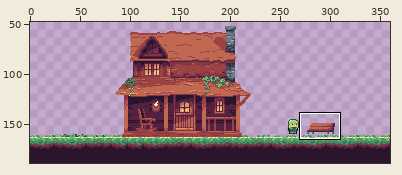
One commit to this sprite sheet: Witchlight Woods/Assets/Sprites/Level-example-scene.png. Above: a wide view before the commit, with the close-up outlined.
Close-up. The starting point:
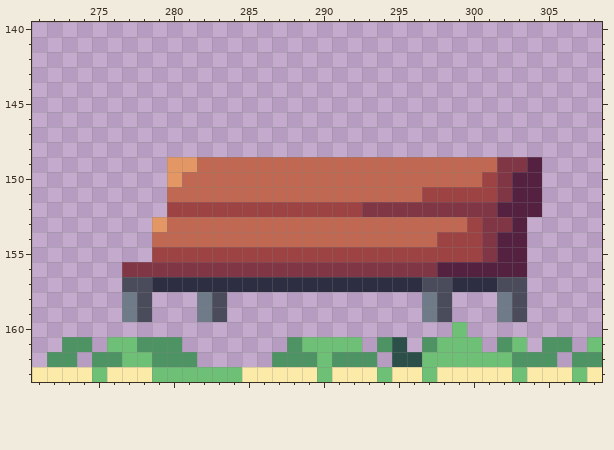
The file is 360x189 pixels. Shown: x 271..308, y 140..163. The wide view leaves out empty margins.
The same view after the edit:
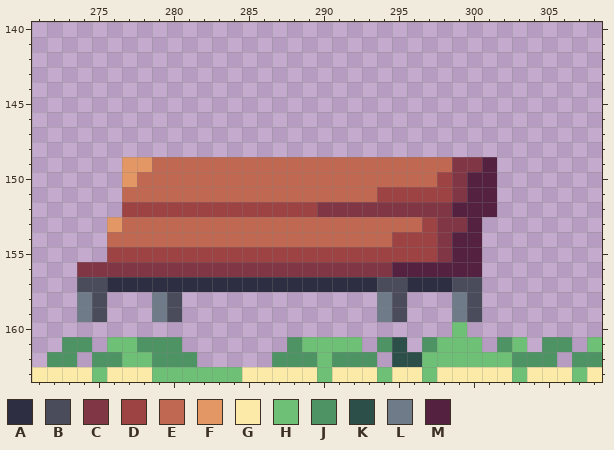
Palette (. is transparent): A #2e2e43  B #4a4b5b  C #813645  D #9d4343  E #c06852  F #e39764  G #fceba8  H #6ec077  J #4e9363  K #2c5049  L #707b89  M #542240
The exact change:
@@ x 271..308 @@
 148 ......................................
-149 .........FFEEEEEEEEEEEEEEEEEEEECCM....
-150 .........FEEEEEEEEEEEEEEEEEEEEDCMM....
-151 .........EEEEEEEEEEEEEEEEEDDDDDCMM....
-152 .........DDDDDDDDDDDDDCCCCCCCCCMMM....
-153 ........FEEEEEEEEEEEEEEEEEEEEDCCM.....
-154 ........EEEEEEEEEEEEEEEEEEEDDDCMM.....
-155 ........DDDDDDDDDDDDDDDDDDDDDDCMM.....
-156 ......CCCCCCCCCCCCCCCCCCCCCMMMMMM.....
-157 ......BBAAAAAAAAAAAAAAAAAABBAAABB.....
-158 ......LB...LB.............LB...LB.....
-159 ......LB...LB.............LB...LB.....
+149 ......FFEEEEEEEEEEEEEEEEEEEECCM.......
+150 ......FEEEEEEEEEEEEEEEEEEEEDCMM.......
+151 ......EEEEEEEEEEEEEEEEEDDDDDCMM.......
+152 ......DDDDDDDDDDDDDCCCCCCCCCMMM.......
+153 .....FEEEEEEEEEEEEEEEEEEEEDCCM........
+154 .....EEEEEEEEEEEEEEEEEEEDDDCMM........
+155 .....DDDDDDDDDDDDDDDDDDDDDDCMM........
+156 ...CCCCCCCCCCCCCCCCCCCCCMMMMMM........
+157 ...BBAAAAAAAAAAAAAAAAAABBAAABB........
+158 ...LB...LB.............LB...LB........
+159 ...LB...LB.............LB...LB........
 160 ............................H.........
